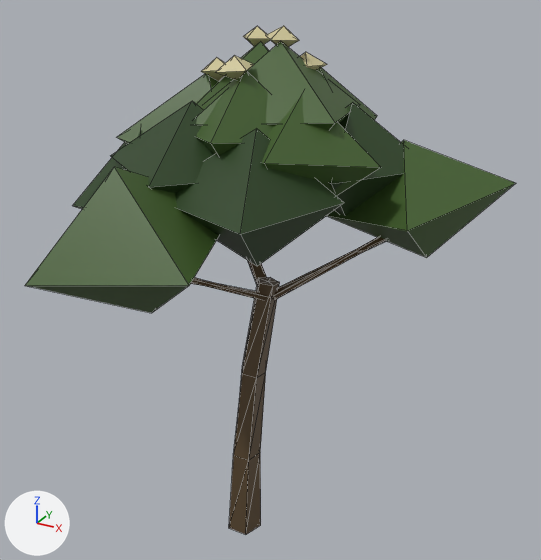
A saved change to the glTF model assets/models/scalesia.glb.
Before and after are seen from a 50 mm lens placed at (4.97, -8.16, 8.46), pointed at (0.52, -0.08, 4.42). Lighting does not change. The marker at lower left points along +X, +Y and +Z. The picture after the commit comes second. Mesh edges are drawn as thin lines. Vertices at exactly the same position are counted once.

The first picture shows 'scalesia'.
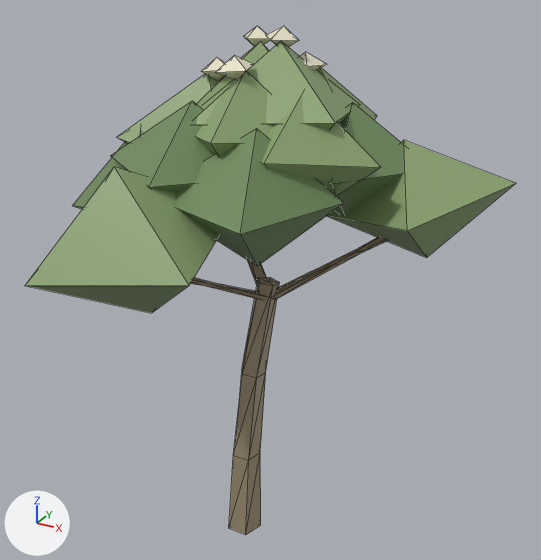
Location of each change, [x1, y1, x2, y2] in pixels of the pictures (541 x 560 px):
part 1 of me_scalesia, recoloured (dark green to green)
    both: [25, 42, 516, 313]
part 2 of me_scalesia, recoloured
    both: [191, 237, 386, 535]
part 3 of me_scalesia, recoloured (beige to pale yellow)
    both: [201, 26, 327, 81]

Patch to the scene script:
```diff
--- a/assets/models/scalesia.glb.py
+++ b/assets/models/scalesia.glb.py
@@ me_scalesia @@
 me_scalesia.from_pydata(...)  # 168 vertices, 248 faces; spans x -2.11..3.32, y -2.99..2.32, z 0.0..7.63
 # used by ob_scalesia; location = (0.0, 0.0, 0.0)
+# me_scalesia part 1: 128 faces centred in x -1.49..2.71, y -2.52..1.83, z 5.02..6.93 are repainted in the vertex colours; the middle colour goes from dark green #415e29 to green #8aa370
+# me_scalesia part 2: 80 faces centred in x -0.97..2.18, y -1.9..1.04, z 0.0..5.47 are repainted in the vertex colours; the middle colour goes from brown #5e4b32 to beige #a3947a
+# me_scalesia part 3: 40 faces centred in x -0.34..0.83, y -0.57..0.86, z 7.06..7.54 are repainted in the vertex colours; the middle colour goes from beige #d3c99a to pale yellow #ebe5cc
 me_scalesia.materials.append(mat_scalesia)
```
